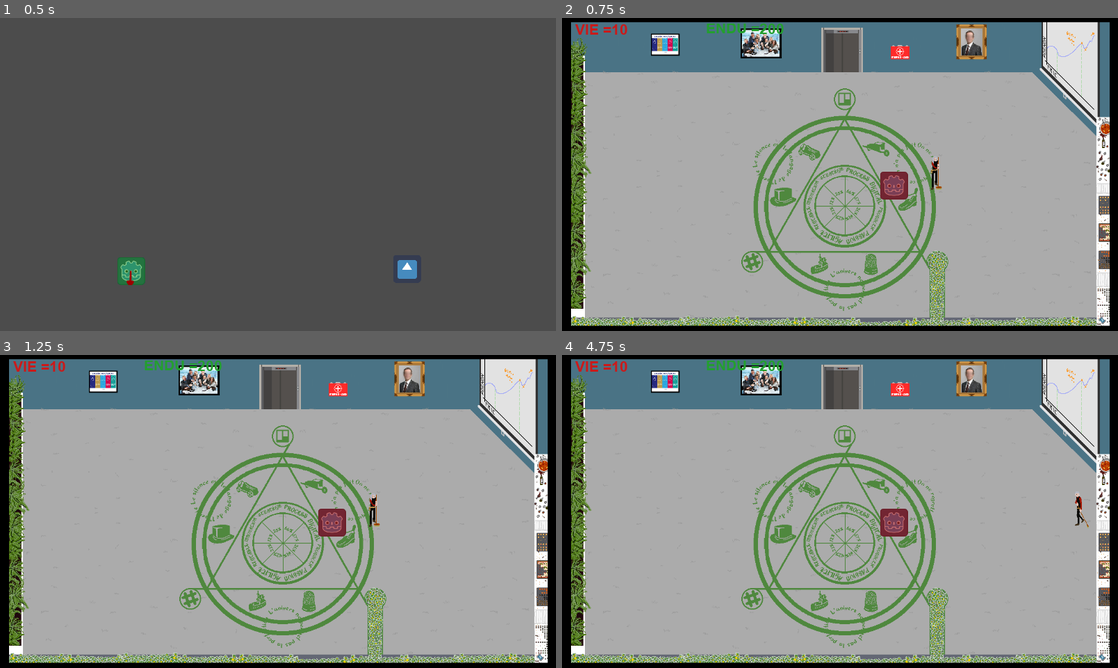
Above: before the commit, frames 1-4 (two rows, left to right).
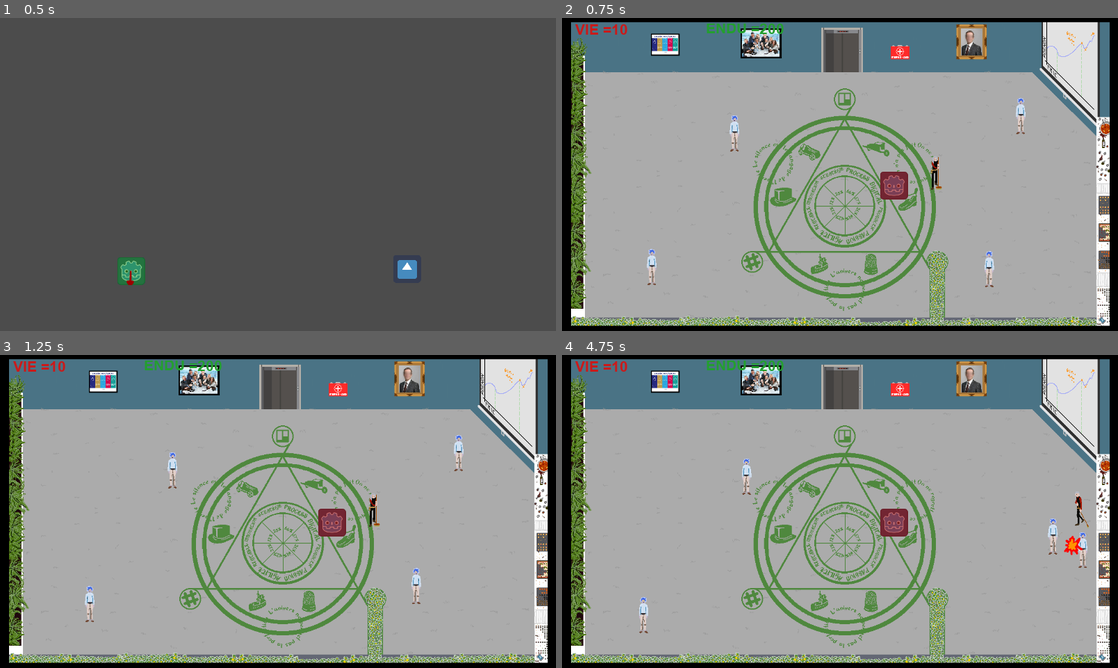
Above: after the commit, the same moments.

Repository: Ant0yne/action_concierge
Game: Godot game, scene res://Scenes/Menu.tscn
Two runs of this game, one before a commit and one after it. Both use one fixed random seed, a clock stepped at 60 frames per second and the inputs below. The engine's default icon, where the game draws it, is replaced by a stand-in: a white triangle on a blue panel in a dark square.
Inputs (mouse positions are in pixels of both pictures, inside the frame that each line leads up to):
- Up to frame 1 (0.5 s): no input
- Up to frame 2 (0.75 s): click (695, 271) at 0.5 s
- Up to frame 3 (1.25 s): no input
- Up to frame 4 (4.75 s): hold Right (ui_right) 1.28-2.03 s; hold Down (ui_down) 2.03-2.78 s; hold Right (ui_right) 2.78-3.53 s; hold Up (ui_up) 3.53-4.28 s; hold Left (ui_left) from 4.28 s (still down)

Frame 1 is identical in both runs. In frame 2, 0.5% of the frame differs, in the area x 15-84%, y 25-86%; in frame 3, 0.5%; in frame 4, 0.6%, in the area x 13-95%, y 33-89%.

Commit message:
Durée anims

Diff:
--- a/Scenes/Main.tscn
+++ b/Scenes/Main.tscn
@@ -1,7 +1,8 @@
-[gd_scene load_steps=6 format=2]
+[gd_scene load_steps=7 format=2]
 
 [ext_resource path="res://Scenes/Perso.tscn" type="PackedScene" id=1]
 [ext_resource path="res://Scenes/DecorTest.tscn" type="PackedScene" id=2]
+[ext_resource path="res://Scenes/RH.tscn" type="PackedScene" id=3]
 [ext_resource path="res://Scenes/UIPersoVie.tscn" type="PackedScene" id=4]
 [ext_resource path="res://Recherche environnement.png" type="Texture" id=5]
 [ext_resource path="res://Scenes/UIPersoEndu.tscn" type="PackedScene" id=6]
@@ -22,6 +23,18 @@
 position = Vector2( 763.607, 407.41 )
 
 [node name="RH" type="YSort" parent="YSort"]
+
+[node name="RH" parent="YSort/RH" instance=ExtResource( 3 )]
+position = Vector2( 1055.62, 225.411 )
+
+[node name="RH2" parent="YSort/RH" instance=ExtResource( 3 )]
+position = Vector2( 396.85, 265.096 )
+
+[node name="RH3" parent="YSort/RH" instance=ExtResource( 3 )]
+position = Vector2( 985.776, 580.989 )
+
+[node name="RH4" parent="YSort/RH" instance=ExtResource( 3 )]
+position = Vector2( 206.362, 573.052 )
 
 [node name="UIPersoVie" parent="." instance=ExtResource( 4 )]
 margin_left = 29.685
--- a/Scenes/Perso.tscn
+++ b/Scenes/Perso.tscn
@@ -100,55 +100,65 @@
 "name": "Attaque Gauche",
 "speed": 12.0
 }, {
+"frames": [ ExtResource( 12 ) ],
+"loop": true,
+"name": "Dash Haut",
+"speed": 5.0
+}, {
+"frames": [ ExtResource( 9 ) ],
+"loop": true,
+"name": "Attaque haut",
+"speed": 5.0
+}, {
+"frames": [ ExtResource( 65 ), ExtResource( 66 ), ExtResource( 8 ), ExtResource( 70 ), ExtResource( 67 ), ExtResource( 69 ), ExtResource( 68 ), ExtResource( 71 ) ],
+"loop": true,
+"name": "Marche Gauche",
+"speed": 12.0
+}, {
+"frames": [ ExtResource( 16 ) ],
+"loop": true,
+"name": "Marche Droite",
+"speed": 5.0
+}, {
+"frames": [ ExtResource( 10 ) ],
+"loop": true,
+"name": "Attaque Droite",
+"speed": 5.0
+}, {
+"frames": [ ExtResource( 48 ), ExtResource( 49 ), ExtResource( 44 ), ExtResource( 15 ), ExtResource( 45 ), ExtResource( 43 ), ExtResource( 46 ), ExtResource( 47 ), ExtResource( 51 ), ExtResource( 50 ), ExtResource( 53 ), ExtResource( 52 ) ],
+"loop": true,
+"name": "Idle Gauche",
+"speed": 12.0
+}, {
+"frames": [ ExtResource( 13 ), ExtResource( 32 ), ExtResource( 33 ), ExtResource( 34 ), ExtResource( 35 ), ExtResource( 36 ), ExtResource( 37 ), ExtResource( 38 ), ExtResource( 39 ), ExtResource( 40 ), ExtResource( 42 ), ExtResource( 41 ) ],
+"loop": true,
+"name": "Idle Droite",
+"speed": 12.0
+}, {
+"frames": [ ExtResource( 11 ) ],
+"loop": true,
+"name": "Dash Gauche",
+"speed": 5.0
+}, {
+"frames": [ ExtResource( 6 ) ],
+"loop": true,
+"name": "Dash Bas",
+"speed": 5.0
+}, {
 "frames": [ ExtResource( 17 ) ],
 "loop": true,
 "name": "Marche Haut",
 "speed": 5.0
 }, {
+"frames": [ ExtResource( 22 ), ExtResource( 1 ), ExtResource( 26 ), ExtResource( 23 ), ExtResource( 24 ), ExtResource( 25 ), ExtResource( 21 ), ExtResource( 27 ), ExtResource( 28 ), ExtResource( 29 ), ExtResource( 30 ), ExtResource( 31 ) ],
+"loop": true,
+"name": "Idle Bas",
+"speed": 12.0
+}, {
 "frames": [ ExtResource( 74 ), ExtResource( 7 ), ExtResource( 80 ), ExtResource( 73 ), ExtResource( 72 ), ExtResource( 79 ), ExtResource( 75 ), ExtResource( 76 ), ExtResource( 77 ), ExtResource( 78 ) ],
 "loop": true,
 "name": "Marche Bas",
 "speed": 15.0
-}, {
-"frames": [ ExtResource( 65 ), ExtResource( 66 ), ExtResource( 8 ), ExtResource( 70 ), ExtResource( 67 ), ExtResource( 69 ), ExtResource( 68 ), ExtResource( 71 ) ],
-"loop": true,
-"name": "Marche Gauche",
-"speed": 12.0
-}, {
-"frames": [ ExtResource( 22 ), ExtResource( 1 ), ExtResource( 26 ), ExtResource( 23 ), ExtResource( 24 ), ExtResource( 25 ), ExtResource( 21 ), ExtResource( 27 ), ExtResource( 28 ), ExtResource( 29 ), ExtResource( 30 ), ExtResource( 31 ) ],
-"loop": true,
-"name": "Idle Bas",
-"speed": 12.0
-}, {
-"frames": [ ExtResource( 16 ) ],
-"loop": true,
-"name": "Marche Droite",
-"speed": 5.0
-}, {
-"frames": [ ExtResource( 10 ) ],
-"loop": true,
-"name": "Attaque Droite",
-"speed": 5.0
-}, {
-"frames": [ ExtResource( 48 ), ExtResource( 49 ), ExtResource( 44 ), ExtResource( 15 ), ExtResource( 45 ), ExtResource( 43 ), ExtResource( 46 ), ExtResource( 47 ), ExtResource( 51 ), ExtResource( 50 ), ExtResource( 53 ), ExtResource( 52 ) ],
-"loop": true,
-"name": "Idle Gauche",
-"speed": 12.0
-}, {
-"frames": [ ExtResource( 11 ) ],
-"loop": true,
-"name": "Dash Gauche",
-"speed": 5.0
-}, {
-"frames": [ ExtResource( 13 ), ExtResource( 32 ), ExtResource( 33 ), ExtResource( 34 ), ExtResource( 35 ), ExtResource( 36 ), ExtResource( 37 ), ExtResource( 38 ), ExtResource( 39 ), ExtResource( 40 ), ExtResource( 42 ), ExtResource( 41 ) ],
-"loop": true,
-"name": "Idle Droite",
-"speed": 12.0
-}, {
-"frames": [ ExtResource( 6 ) ],
-"loop": true,
-"name": "Dash Bas",
-"speed": 5.0
 }, {
 "frames": [ ExtResource( 57 ), ExtResource( 62 ), ExtResource( 58 ), ExtResource( 54 ), ExtResource( 55 ), ExtResource( 59 ), ExtResource( 5 ), ExtResource( 61 ), ExtResource( 56 ), ExtResource( 60 ), ExtResource( 63 ), ExtResource( 64 ) ],
 "loop": true,
@@ -164,24 +174,14 @@
 "loop": false,
 "name": "Attaque Bas",
 "speed": 12.0
-}, {
-"frames": [ ExtResource( 12 ) ],
-"loop": true,
-"name": "Dash Haut",
-"speed": 5.0
-}, {
-"frames": [ ExtResource( 9 ) ],
-"loop": true,
-"name": "Attaque haut",
-"speed": 5.0
 } ]
 
 [sub_resource type="RectangleShape2D" id=2]
 extents = Vector2( 11, 9 )
 
 [sub_resource type="Animation" id=3]
-length = 0.2
-step = 0.05
+length = 0.34
+step = 0.01
 tracks/0/type = "value"
 tracks/0/path = NodePath("AnimatedSprite:animation")
 tracks/0/interp = 1
@@ -201,7 +201,7 @@
 tracks/1/imported = false
 tracks/1/enabled = true
 tracks/1/keys = {
-"times": PoolRealArray( 0.2 ),
+"times": PoolRealArray( 0.34 ),
 "transitions": PoolRealArray( 1 ),
 "values": [ {
 "args": [  ],
@@ -230,7 +230,85 @@
 "times": PoolRealArray( 0 ),
 "transitions": PoolRealArray( 1 ),
 "update": 0,
-"values": [ Vector2( -5, -40 ) ]
+"values": [ Vector2( -5, -15 ) ]
+}
+tracks/4/type = "value"
+tracks/4/path = NodePath("Position2D/BalaiHitBox/CollisionShape2D:disabled")
+tracks/4/interp = 1
+tracks/4/loop_wrap = true
+tracks/4/imported = false
+tracks/4/enabled = true
+tracks/4/keys = {
+"times": PoolRealArray( 0.08, 0.26 ),
+"transitions": PoolRealArray( 1, 1 ),
+"update": 1,
+"values": [ false, true ]
+}
+tracks/5/type = "value"
+tracks/5/path = NodePath("Position2D/BalaiHitBox/CollisionShape2D:position")
+tracks/5/interp = 1
+tracks/5/loop_wrap = true
+tracks/5/imported = false
+tracks/5/enabled = true
+tracks/5/keys = {
+"times": PoolRealArray( 0 ),
+"transitions": PoolRealArray( 1 ),
+"update": 0,
+"values": [ Vector2( 62, 0 ) ]
+}
+
+[sub_resource type="Animation" id=4]
+length = 0.2
+step = 0.05
+tracks/0/type = "value"
+tracks/0/path = NodePath("AnimatedSprite:animation")
+tracks/0/interp = 1
+tracks/0/loop_wrap = true
+tracks/0/imported = false
+tracks/0/enabled = true
+tracks/0/keys = {
+"times": PoolRealArray( 0 ),
+"transitions": PoolRealArray( 1 ),
+"update": 0,
+"values": [ "Attaque Droite" ]
+}
+tracks/1/type = "method"
+tracks/1/path = NodePath(".")
+tracks/1/interp = 1
+tracks/1/loop_wrap = true
+tracks/1/imported = false
+tracks/1/enabled = true
+tracks/1/keys = {
+"times": PoolRealArray( 0.2 ),
+"transitions": PoolRealArray( 1 ),
+"values": [ {
+"args": [  ],
+"method": "_animation_attaque_termine"
+} ]
+}
+tracks/2/type = "value"
+tracks/2/path = NodePath("Position2D:rotation_degrees")
+tracks/2/interp = 1
+tracks/2/loop_wrap = true
+tracks/2/imported = false
+tracks/2/enabled = true
+tracks/2/keys = {
+"times": PoolRealArray( 0 ),
+"transitions": PoolRealArray( 1 ),
+"update": 0,
+"values": [ 0.0 ]
+}
+tracks/3/type = "value"
+tracks/3/path = NodePath("AnimatedSprite:offset")
+tracks/3/interp = 1
+tracks/3/loop_wrap = true
+tracks/3/imported = false
+tracks/3/enabled = true
+tracks/3/keys = {
+"times": PoolRealArray( 0 ),
+"transitions": PoolRealArray( 1 ),
+"update": 0,
+"values": [ Vector2( 0, 0 ) ]
 }
 tracks/4/type = "value"
 tracks/4/path = NodePath("Position2D/BalaiHitBox/CollisionShape2D:disabled")
@@ -254,12 +332,12 @@
 "times": PoolRealArray( 0 ),
 "transitions": PoolRealArray( 1 ),
 "update": 0,
-"values": [ Vector2( 62, 0 ) ]
-}
-
-[sub_resource type="Animation" id=4]
-length = 0.2
-step = 0.05
+"values": [ Vector2( 27, 0 ) ]
+}
+
+[sub_resource type="Animation" id=5]
+length = 0.42
+step = 0.01
 tracks/0/type = "value"
 tracks/0/path = NodePath("AnimatedSprite:animation")
 tracks/0/interp = 1
@@ -270,7 +348,7 @@
 "times": PoolRealArray( 0 ),
 "transitions": PoolRealArray( 1 ),
 "update": 0,
-"values": [ "Attaque Droite" ]
+"values": [ "Attaque Gauche" ]
 }
 tracks/1/type = "method"
 tracks/1/path = NodePath(".")
@@ -279,7 +357,7 @@
 tracks/1/imported = false
 tracks/1/enabled = true
 tracks/1/keys = {
-"times": PoolRealArray( 0.2 ),
+"times": PoolRealArray( 0.42 ),
 "transitions": PoolRealArray( 1 ),
 "values": [ {
 "args": [  ],
@@ -296,7 +374,85 @@
 "times": PoolRealArray( 0 ),
 "transitions": PoolRealArray( 1 ),
 "update": 0,
-"values": [ 0.0 ]
+"values": [ 180.0 ]
+}
+tracks/3/type = "value"
+tracks/3/path = NodePath("AnimatedSprite:offset")
+tracks/3/interp = 1
+tracks/3/loop_wrap = true
+tracks/3/imported = false
+tracks/3/enabled = true
+tracks/3/keys = {
+"times": PoolRealArray( 0 ),
+"transitions": PoolRealArray( 1 ),
+"update": 0,
+"values": [ Vector2( 4, -23 ) ]
+}
+tracks/4/type = "value"
+tracks/4/path = NodePath("Position2D/BalaiHitBox/CollisionShape2D:disabled")
+tracks/4/interp = 1
+tracks/4/loop_wrap = true
+tracks/4/imported = false
+tracks/4/enabled = true
+tracks/4/keys = {
+"times": PoolRealArray( 0.1, 0.3 ),
+"transitions": PoolRealArray( 1, 1 ),
+"update": 1,
+"values": [ false, true ]
+}
+tracks/5/type = "value"
+tracks/5/path = NodePath("Position2D/BalaiHitBox/CollisionShape2D:position")
+tracks/5/interp = 1
+tracks/5/loop_wrap = true
+tracks/5/imported = false
+tracks/5/enabled = true
+tracks/5/keys = {
+"times": PoolRealArray( 0 ),
+"transitions": PoolRealArray( 1 ),
+"update": 0,
+"values": [ Vector2( 27, 0 ) ]
+}
+
+[sub_resource type="Animation" id=6]
+length = 0.2
+step = 0.05
+tracks/0/type = "value"
+tracks/0/path = NodePath("AnimatedSprite:animation")
+tracks/0/interp = 1
+tracks/0/loop_wrap = true
+tracks/0/imported = false
+tracks/0/enabled = true
+tracks/0/keys = {
+"times": PoolRealArray( 0 ),
+"transitions": PoolRealArray( 1 ),
+"update": 0,
+"values": [ "Attaque haut" ]
+}
+tracks/1/type = "method"
+tracks/1/path = NodePath(".")
+tracks/1/interp = 1
+tracks/1/loop_wrap = true
+tracks/1/imported = false
+tracks/1/enabled = true
+tracks/1/keys = {
+"times": PoolRealArray( 0.2 ),
+"transitions": PoolRealArray( 1 ),
+"values": [ {
+"args": [  ],
+"method": "_animation_attaque_termine"
+} ]
+}
+tracks/2/type = "value"
+tracks/2/path = NodePath("Position2D:rotation_degrees")
+tracks/2/interp = 1
+tracks/2/loop_wrap = true
+tracks/2/imported = false
+tracks/2/enabled = true
+tracks/2/keys = {
+"times": PoolRealArray( 0 ),
+"transitions": PoolRealArray( 1 ),
+"update": 0,
+"values": [ 270.0 ]
 }
 tracks/3/type = "value"
 tracks/3/path = NodePath("AnimatedSprite:offset")
@@ -332,162 +488,6 @@
 "times": PoolRealArray( 0 ),
 "transitions": PoolRealArray( 1 ),
 "update": 0,
-"values": [ Vector2( 27, 0 ) ]
-}
-
-[sub_resource type="Animation" id=5]
-length = 0.2
-step = 0.05
-tracks/0/type = "value"
-tracks/0/path = NodePath("AnimatedSprite:animation")
-tracks/0/interp = 1
-tracks/0/loop_wrap = true
-tracks/0/imported = false
-tracks/0/enabled = true
-tracks/0/keys = {
-"times": PoolRealArray( 0 ),
-"transitions": PoolRealArray( 1 ),
-"update": 0,
-"values": [ "Attaque Gauche" ]
-}
-tracks/1/type = "method"
-tracks/1/path = NodePath(".")
-tracks/1/interp = 1
-tracks/1/loop_wrap = true
-tracks/1/imported = false
-tracks/1/enabled = true
-tracks/1/keys = {
-"times": PoolRealArray( 0.2 ),
-"transitions": PoolRealArray( 1 ),
-"values": [ {
-"args": [  ],
-"method": "_animation_attaque_termine"
-} ]
-}
-tracks/2/type = "value"
-tracks/2/path = NodePath("Position2D:rotation_degrees")
-tracks/2/interp = 1
-tracks/2/loop_wrap = true
-tracks/2/imported = false
-tracks/2/enabled = true
-tracks/2/keys = {
-"times": PoolRealArray( 0 ),
-"transitions": PoolRealArray( 1 ),
-"update": 0,
-"values": [ 180.0 ]
-}
-tracks/3/type = "value"
-tracks/3/path = NodePath("AnimatedSprite:offset")
-tracks/3/interp = 1
-tracks/3/loop_wrap = true
-tracks/3/imported = false
-tracks/3/enabled = true
-tracks/3/keys = {
-"times": PoolRealArray( 0 ),
-"transitions": PoolRealArray( 1 ),
-"update": 0,
-"values": [ Vector2( 4, -23 ) ]
-}
-tracks/4/type = "value"
-tracks/4/path = NodePath("Position2D/BalaiHitBox/CollisionShape2D:disabled")
-tracks/4/interp = 1
-tracks/4/loop_wrap = true
-tracks/4/imported = false
-tracks/4/enabled = true
-tracks/4/keys = {
-"times": PoolRealArray( 0.05, 0.15 ),
-"transitions": PoolRealArray( 1, 1 ),
-"update": 1,
-"values": [ false, true ]
-}
-tracks/5/type = "value"
-tracks/5/path = NodePath("Position2D/BalaiHitBox/CollisionShape2D:position")
-tracks/5/interp = 1
-tracks/5/loop_wrap = true
-tracks/5/imported = false
-tracks/5/enabled = true
-tracks/5/keys = {
-"times": PoolRealArray( 0 ),
-"transitions": PoolRealArray( 1 ),
-"update": 0,
-"values": [ Vector2( 27, 0 ) ]
-}
-
-[sub_resource type="Animation" id=6]
-length = 0.2
-step = 0.05
-tracks/0/type = "value"
-tracks/0/path = NodePath("AnimatedSprite:animation")
-tracks/0/interp = 1
-tracks/0/loop_wrap = true
-tracks/0/imported = false
-tracks/0/enabled = true
-tracks/0/keys = {
-"times": PoolRealArray( 0 ),
-"transitions": PoolRealArray( 1 ),
-"update": 0,
-"values": [ "Attaque haut" ]
-}
-tracks/1/type = "method"
-tracks/1/path = NodePath(".")
-tracks/1/interp = 1
-tracks/1/loop_wrap = true
-tracks/1/imported = false
-tracks/1/enabled = true
-tracks/1/keys = {
-"times": PoolRealArray( 0.2 ),
-"transitions": PoolRealArray( 1 ),
-"values": [ {
-"args": [  ],
-"method": "_animation_attaque_termine"
-} ]
-}
-tracks/2/type = "value"
-tracks/2/path = NodePath("Position2D:rotation_degrees")
-tracks/2/interp = 1
-tracks/2/loop_wrap = true
-tracks/2/imported = false
-tracks/2/enabled = true
-tracks/2/keys = {
-"times": PoolRealArray( 0 ),
-"transitions": PoolRealArray( 1 ),
-"update": 0,
-"values": [ 270.0 ]
-}
-tracks/3/type = "value"
-tracks/3/path = NodePath("AnimatedSprite:offset")
-tracks/3/interp = 1
-tracks/3/loop_wrap = true
-tracks/3/imported = false
-tracks/3/enabled = true
-tracks/3/keys = {
-"times": PoolRealArray( 0 ),
-"transitions": PoolRealArray( 1 ),
-"update": 0,
-"values": [ Vector2( 0, 0 ) ]
-}
-tracks/4/type = "value"
-tracks/4/path = NodePath("Position2D/BalaiHitBox/CollisionShape2D:disabled")
-tracks/4/interp = 1
-tracks/4/loop_wrap = true
-tracks/4/imported = false
-tracks/4/enabled = true
-tracks/4/keys = {
-"times": PoolRealArray( 0.05, 0.15 ),
-"transitions": PoolRealArray( 1, 1 ),
-"update": 1,
-"values": [ false, true ]
-}
-tracks/5/type = "value"
-tracks/5/path = NodePath("Position2D/BalaiHitBox/CollisionShape2D:position")
-tracks/5/interp = 1
-tracks/5/loop_wrap = true
-tracks/5/imported = false
-tracks/5/enabled = true
-tracks/5/keys = {
-"times": PoolRealArray( 0 ),
-"transitions": PoolRealArray( 1 ),
-"update": 0,
 "values": [ Vector2( 62, 0 ) ]
 }
 
@@ -664,6 +664,7 @@
 }
 
 [sub_resource type="Animation" id=11]
+length = 0.92
 loop = true
 tracks/0/type = "value"
 tracks/0/path = NodePath("AnimatedSprite:offset")
@@ -691,6 +692,7 @@
 }
 
 [sub_resource type="Animation" id=12]
+length = 0.92
 loop = true
 tracks/0/type = "value"
 tracks/0/path = NodePath("AnimatedSprite:offset")
@@ -718,6 +720,7 @@
 }
 
 [sub_resource type="Animation" id=13]
+length = 0.92
 loop = true
 tracks/0/type = "value"
 tracks/0/path = NodePath("AnimatedSprite:offset")
@@ -745,6 +748,7 @@
 }
 
 [sub_resource type="Animation" id=14]
+length = 0.92
 loop = true
 tracks/0/type = "value"
 tracks/0/path = NodePath("AnimatedSprite:offset")
@@ -772,6 +776,7 @@
 }
 
 [sub_resource type="Animation" id=15]
+length = 0.75
 loop = true
 tracks/0/type = "value"
 tracks/0/path = NodePath("AnimatedSprite:offset")
@@ -826,6 +831,7 @@
 }
 
 [sub_resource type="Animation" id=17]
+length = 0.58
 loop = true
 tracks/0/type = "value"
 tracks/0/path = NodePath("AnimatedSprite:offset")
@@ -1018,10 +1024,8 @@
 
 [node name="AnimatedSprite" type="AnimatedSprite" parent="."]
 frames = SubResource( 1 )
-animation = "Attaque Bas"
-frame = 3
-playing = true
-offset = Vector2( -5, -40 )
+animation = "Marche Gauche"
+offset = Vector2( -4, 0 )
 
 [node name="CollisionShape2D" type="CollisionShape2D" parent="."]
 position = Vector2( 0, 46 )
@@ -1055,14 +1059,14 @@
 parameters/Marche/blend_position = Vector2( 0, 0 )
 
 [node name="Position2D" type="Position2D" parent="."]
-rotation = 1.5708
+rotation = 3.14159
 
 [node name="BalaiHitBox" parent="Position2D" instance=ExtResource( 14 )]
 collision_mask = 8
 script = ExtResource( 19 )
 
 [node name="CollisionShape2D" parent="Position2D/BalaiHitBox" index="0"]
-position = Vector2( 62, 0 )
+position = Vector2( 27, 0 )
 shape = SubResource( 47 )
 
 [node name="HurtBoxe" parent="." instance=ExtResource( 20 )]
Binary file changed: Perso/Attaque/Attaque Bas/perso_attaque_bas0000.png
Binary file changed: Perso/Attaque/Attaque Bas/perso_attaque_bas0001.png
Binary file changed: Perso/Attaque/Attaque Bas/perso_attaque_bas0002.png
Binary file changed: Perso/Attaque/Attaque Bas/perso_attaque_bas0003.png
